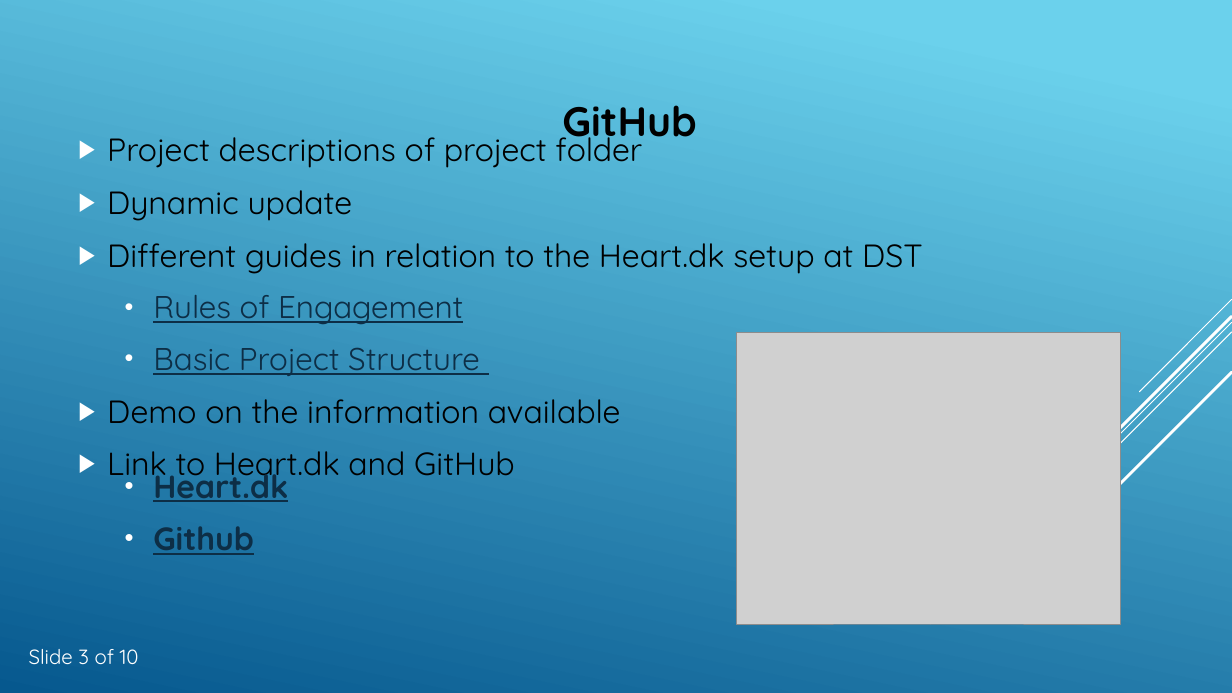
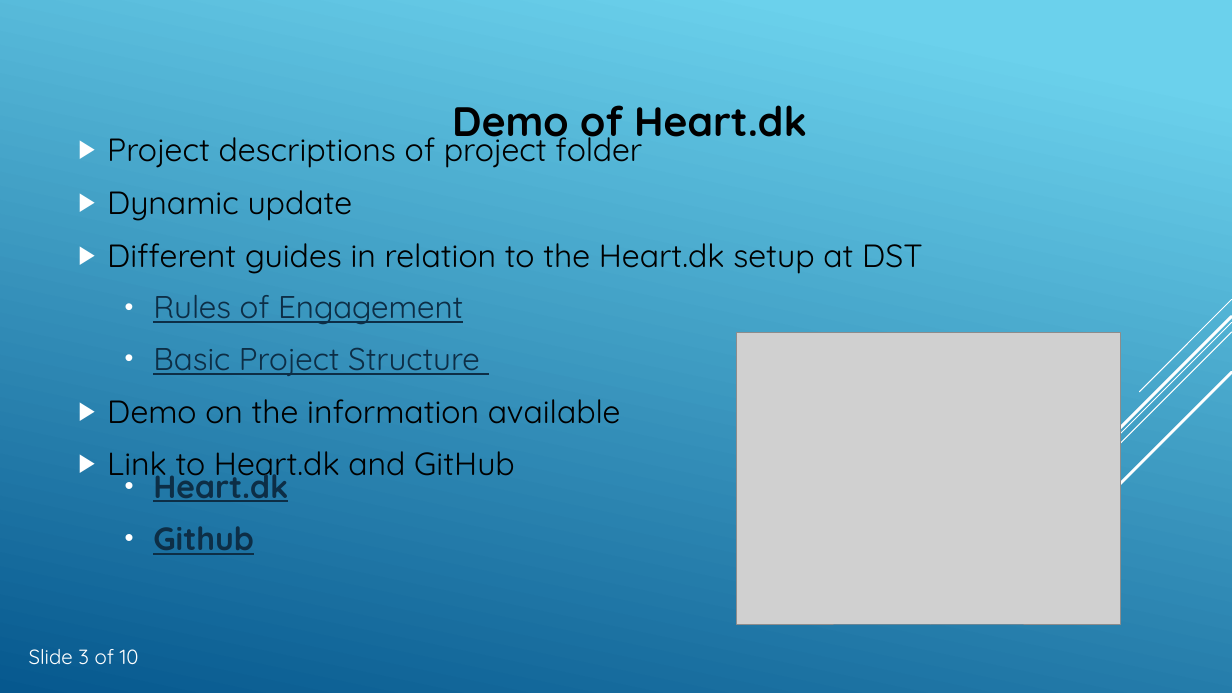
Before and after one commit to ctpteam/DST, a slide deck: slide 4 of Slide shows from symposia and network introduction/Tour de Statistics Denmark.pptx. Drawn at 1232x693 pixels with LibreOffice and Linux fonts; fonts in the diff are those of the drawing; grey boxes stand for pictures. Boxes give left, top, right and bottom in pixels: in the first picture for what was removed or moved away, otherwise in the second. Text is boxed around its words. In the diff, an @@ line names an element or a change of style, - is before the commit and + after.

```diff
--- a/Slide shows from symposia and network introduction/Tour de Statistics Denmark.pptx
+++ b/Slide shows from symposia and network introduction/Tour de Statistics Denmark.pptx
@@ text at <box>452,105,807,147</box>: text changed @@
-GitHub
+Demo of Heart.dk
```
Also in this commit, not shown: 3 other slides changed, 1 other file.
